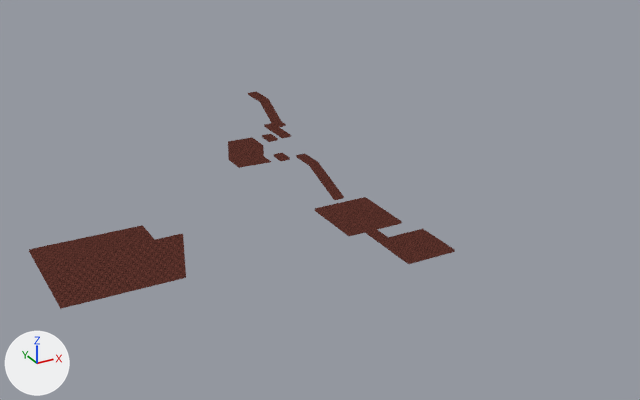
One commit to the Blender file Assets/Albertin444/Escenario 1.blend: the scene before it, then after it.
Camera for both pictures: a 50 mm camera at (-3328.0, -7591.0, 3192.0) aimed at (381.0, -849.0, -179.0). Every picture has the same lights, and +X, +Y and +Z are marked at lower left.

The first picture shows 'suelo.006', 'suelo.007', 'suelo.008', 'suelo.009', 'suelo.010', 'suelo.011'.
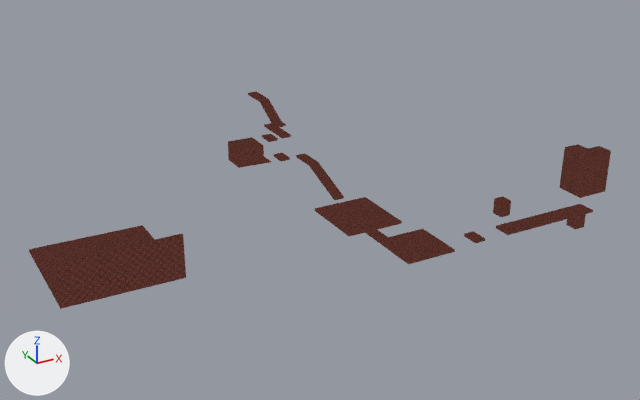
Boxes (x1, y1, x2, y2) around the edits, measured in the pictures (640 x 400 px):
'suelo.016', added (brown)
    after: (560, 144, 611, 198)
'suelo.013', added (brown)
    after: (496, 204, 593, 235)
'suelo.015', added
    after: (566, 208, 586, 229)
'suelo.014', added
    after: (493, 196, 511, 217)
'suelo.012', added
    after: (464, 231, 485, 243)

The change in detail:
Mesh me_cube_027 is new.
It has 23 vertices, 22 faces and spans x -27.0..151.0, y -15.0..2.0, z -21.0..712.0.
It uses material mat_textura_masion (its picture is missing).
Mesh me_cube_025 is new.
It has 8 vertices, 6 faces and spans x -27.0..28.0, y -5.0..2.0, z -21.0..232.0.
It uses material mat_textura_masion (its picture is missing).
Mesh me_cube_023 is new.
It has 8 vertices, 6 faces and spans x -27.0..521.0, y -5.0..5.0, z -21.0..21.0.
It uses material mat_textura_masion (its picture is missing).
Object 'suelo.016' (ob_suelo_016) is new; it shows me_cube_027.
Its location is (2561.0, -2020.0, -133.0).
Its scale is (1.79, -16.5, 0.568).
Object 'suelo.015' (ob_suelo_015) is new; it shows me_cube_025.
Its location is (2030.0, -2516.0, -133.0).
Its scale is (1.79, -16.5, 0.568).
Object 'suelo.014' (ob_suelo_014) is new; it shows a copy of me_cube_025.
Its location is (1625.0, -2007.0, -133.0).
Its scale is (1.79, -16.5, 0.568).
Object 'suelo.013' (ob_suelo_013) is new; it shows me_cube_023.
Its location is (1440.0, -2272.0, -133.0).
Its scale is (1.79, -16.5, 0.568).
Object 'suelo.012' (ob_suelo_012) is new; it shows a copy of the mesh of ob_suelo_005.
Its location is (1101.0, -2266.0, -133.0).
Its scale is (1.79, -16.5, 0.568).
